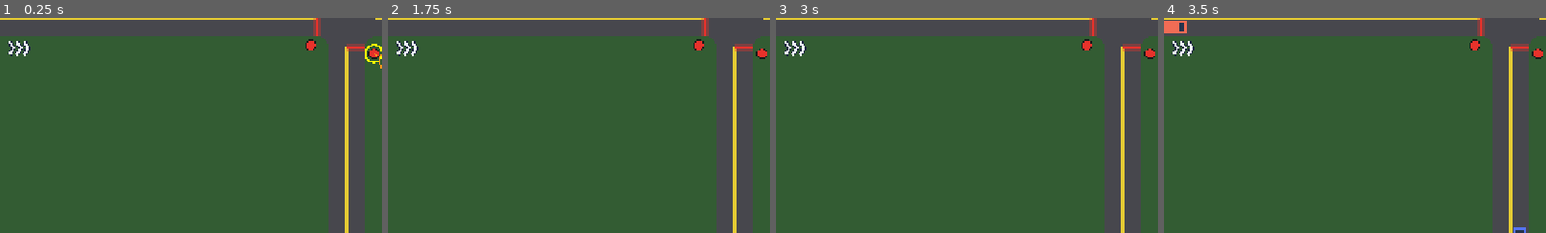
Above: before the commit, frames 1-4 (left to right).
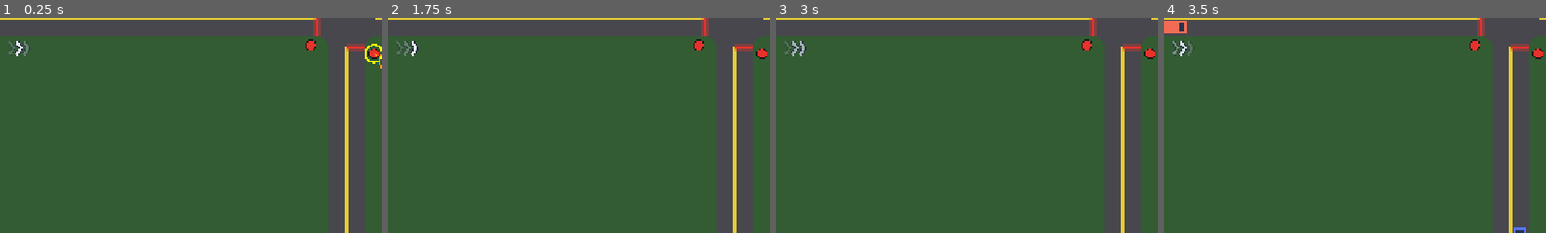
Above: after the commit, the same moments.

Repository: klusignolo/Fender-Bandit
Game: Godot game, scene res://main/main.tscn
Same seed, same stepped clock (60 frames per second), same inputs: the game is played once before the commit and once after it.
Inputs:
- Up to frame 1 (0.25 s): no input
- Up to frame 2 (1.75 s): hold D (move_right) 0.53-1.28 s; tap L (tow) at 0.6, 1.55 s; hold S (move_down) from 1.28 s (still down); tap X (dash) at 1.35 s
- Up to frame 3 (3 s): release S (move_down) at 2.03 s; hold D (move_right) 2.03-2.78 s; tap J (switch) at 2.1 s; tap L (tow) at 2.3, 2.85 s; hold W (move_up) from 2.78 s (still down)
- Up to frame 4 (3.5 s): keep holding W (move_up)
The pictures show only the part of the screen within x 5-55%, y 50-100%; the shares and areas given below are measured in that part.

The runs differ from the first frame. In frame 1, 0.2% of the frame differs, in the area x 2-8%, y 10-18%; in frame 2, 0.2%; in frame 3, 0.2%; in frame 4, 0.2%.

Commit message:
Marquee Swell chevrons and a 1s whistle-only warning
From the dev's playtest after #28: static or blinking chevrons read as a
power-up to pick up. The Swell road's chevrons now light one after
another toward the crossing (MARQUEE_HZ, MARQUEE_DIM) for as long as the
Swell is on it, and nothing shows on the next road before it moves.

SHIFT_WARN drops from 4s to 1s. It's kept only for the swell whistle
(Traffic.swell_flagged, Audio #37): a nudge to react, not time to prepare.

Co-Authored-By: Claude Opus 5.5 <noreply@anthropic.com>

Diff:
--- a/game/test/test_swells.gd
+++ b/game/test/test_swells.gd
@@ -75,7 +75,7 @@
 	check(lengths.size() >= 3, "Swells vary in length: %s" % [lengths.keys()])
 
 
-func test_the_next_swell_is_flagged_4_seconds_before_it_moves() -> void:
+func test_the_next_swell_is_flagged_shift_warn_before_it_moves() -> void:
 	var t := _swelling(3)
 	var flags: Array[int] = []  # the road of each swell_flagged
 	t.swell_flagged.connect(func(next: int) -> void: flags.append(next))
--- a/game/tuning.gd
+++ b/game/tuning.gd
@@ -20,7 +20,7 @@
 const SWELL_LIGHT := 0.67  # ...and every other road's
 const SWELL_MIN := 20.0  # seconds a road stays the Swell road, drawn per Swell from SWELL_MIN to SWELL_MAX
 const SWELL_MAX := 30.0
-const SHIFT_WARN := 4.0  # seconds before the Swell moves that its next road is flagged
+const SHIFT_WARN := 1.0  # seconds before the Swell moves that its next road is flagged: the whistle, nothing on screen
 
 # Roads (world px)
 const ARM_X := 640.0  # entry arm length, centre to map edge, horizontal
--- a/game/world/entry_cues.gd
+++ b/game/world/entry_cues.gd
@@ -1,6 +1,7 @@
 class_name EntryCues
 extends Node2D
-## At each map entry (#27): triple chevrons on the Swell road, blinking on the next one while it's flagged;
+## At each map entry (#27): triple chevrons on the Swell road, lighting up one after another
+## toward the crossing like a marquee while the Swell is on it;
 ## and, when cars are waiting to get on, its backlog as "+N", with the lane pulsing red while the Jam is Heavy
 ## (story 52). Greybox: the cue_swell sprite (docs/sprites.md) replaces the drawn chevrons.
 
@@ -8,7 +9,8 @@
 const CHEVRON_OUT := 34.0  # world px from the lane's centre out past the kerb to the chevrons...
 const TAG_OUT := 74.0  # ...and to the "+N"
 const PULSE_LENGTH := 160.0  # world px of lane, in from the map edge, that pulses under a backlog
-const BLINK_HZ := 4.0
+const MARQUEE_HZ := 1.5  # times a second the light runs along the chevrons, back to front
+const MARQUEE_DIM := 0.2  # an unlit chevron's opacity
 const PULSE_HZ := 1.6
 const TAG_SIZE := 26
 const MARKING := Color("#EEF1F6")  # the chevrons and "+N": white, like a road marking (palette in docs/sprites.md)
@@ -30,7 +32,6 @@
 
 
 func _draw() -> void:
-	var blink := fmod(_clock * BLINK_HZ, 1.0) < 0.5
 	var pulse := 0.5 + 0.5 * sin(_clock * TAU * PULSE_HZ)
 	var heavy := _traffic.jam.level() >= Jam.Level.HEAVY
 	for i in _traffic.net.approaches.size():
@@ -45,21 +46,23 @@
 		if waiting > 0 and heavy:  # an outline, as the lane under it is full of cars
 			var lane := Rect2(edge, Vector2.ZERO).expand(edge + d * PULSE_LENGTH).grow(Tuning.LW / 2.0 + 2.0)
 			draw_rect(lane, Color(HEAVY_RED, 0.35 + 0.65 * pulse), false, 2.0 + 3.0 * pulse)
-		var flagged := i == _traffic.swell_next and _traffic.swell_warning() and blink
-		if _traffic.k_swell and (i == _traffic.swell or flagged):
-			_chevrons(at + right * CHEVRON_OUT, d, MARKING)
+		if _traffic.k_swell and i == _traffic.swell:
+			_chevrons(at + right * CHEVRON_OUT, d)
 		if waiting > 0:
 			_tag("+%d" % waiting, at + right * TAG_OUT, MARKING)
 
 
-# Three chevrons along the lane, pointing the way its cars drive.
-func _chevrons(at: Vector2, d: Vector2, col: Color) -> void:
+# Three chevrons along the lane, pointing the way its cars drive, lit in turn from the back one to the front one:
+# each brightens and fades smoothly, a third of a cycle after the one behind it.
+func _chevrons(at: Vector2, d: Vector2) -> void:
 	var side := RoadNet.right_of(d)
 	for k in 3:
+		var lit := 0.5 + 0.5 * cos(TAU * (_clock * MARQUEE_HZ - k / 3.0))
+		var alpha := lerpf(MARQUEE_DIM, 1.0, lit * lit)
 		var tip := at + d * (k - 1) * 12.0
 		var arm := PackedVector2Array([tip - d * 7.0 + side * 11.0, tip, tip - d * 7.0 - side * 11.0])
-		draw_polyline(arm, INK, 7.0)
-		draw_polyline(arm, col, 4.0)
+		draw_polyline(arm, Color(INK, alpha), 7.0)
+		draw_polyline(arm, Color(MARKING, alpha), 4.0)
 
 
 func _tag(text: String, centre: Vector2, col: Color) -> void:
Not shown, changed: CONTEXT.md
Not shown, changed: docs/audio.md
Not shown, changed: docs/tuning.md
